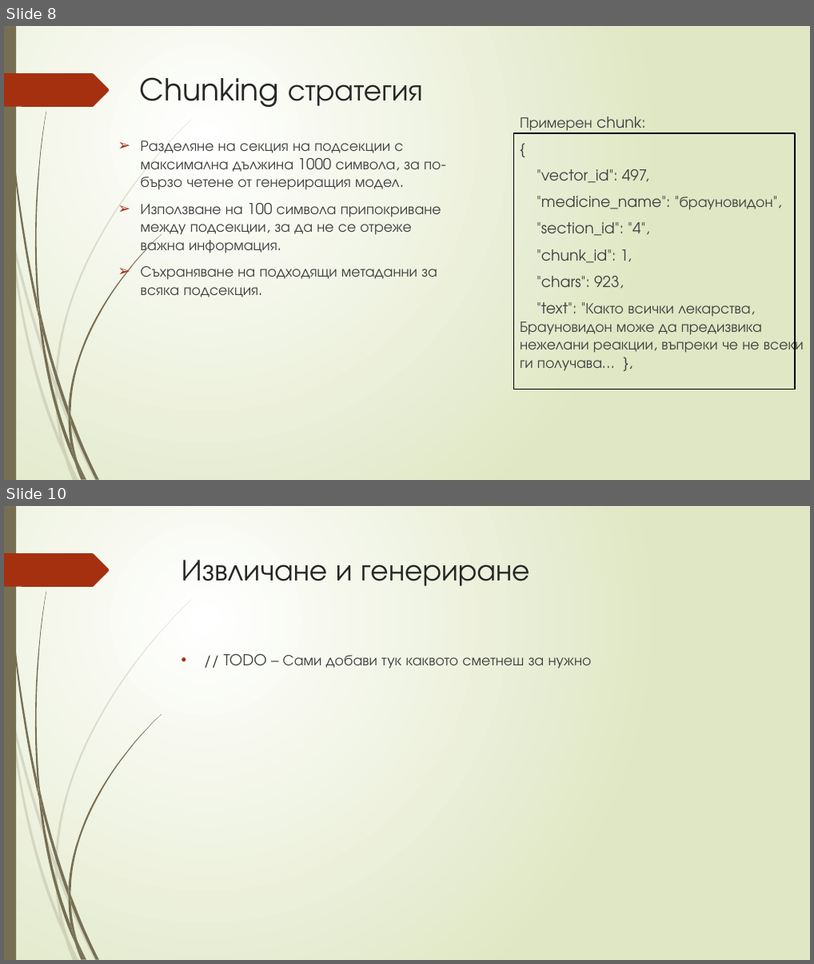
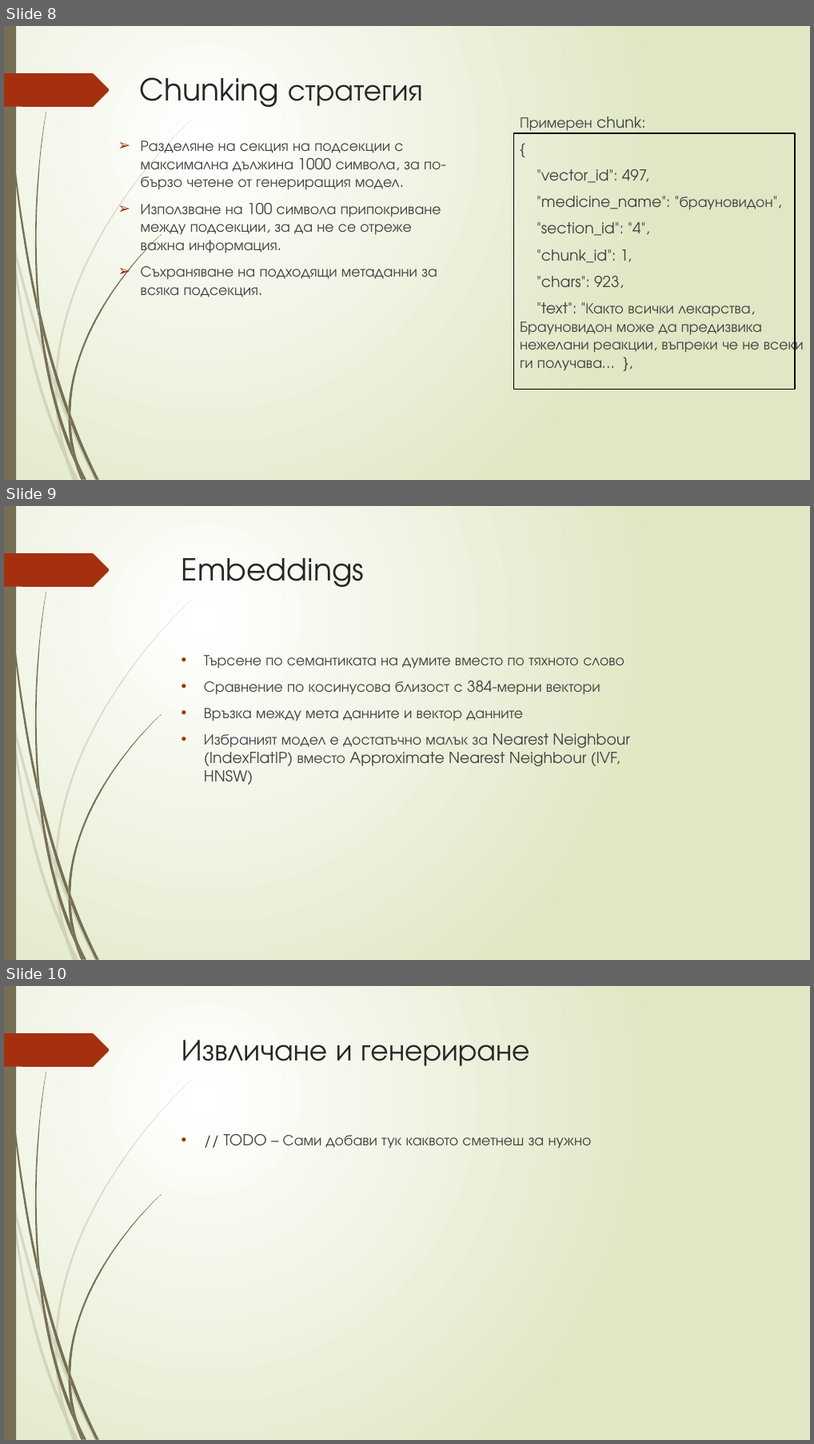
Before and after one commit to Samuil12/project_RAG, a slide deck: rag_presentation.pptx. Shown one above the other, each under a label of ours: slides 8 and 10 before the commit, slides 8, 9 and 10 after it; the slides between them are not shown. The pictures are 814x964 and 814x1444 pixels, drawn with LibreOffice and Linux fonts; fonts in the diff are those of the drawing. Boxes give left, top, right and bottom in pixels: in the first picture for what was removed or moved away, otherwise in the second. Text is boxed around its words. In the diff, an @@ line names an element or a change of style, - is before the commit and + after.

Commit message:
Changes to the presentation

```diff
--- a/rag_presentation.pptx
+++ b/rag_presentation.pptx
@@ slide 9 added at bbox=[4, 506, 810, 960], background gradient #FFFFFF to #DFE8C4; not listed: 24 template elements that a slide beside it also shows @@
@@ title added at bbox=[182, 558, 364, 587], 36 pt, text #262626 @@
+Embeddings
@@ text added at bbox=[204, 655, 630, 784], 18 pt, text #404040 @@
+• Търсене по семантиката на думите вместо по тяхното слово
+• Сравнение по косинусова близост с 384-мерни вектори
+• Връзка между мета данните и вектор данните
+• Избраният модел е достатъчно малък за Nearest Neighbour (IndexFlatIP) вместо Approximate Nearest Neighbour (IVF, HNSW)
```
Also in this commit, not shown: 1 slide removed, 1 other file.
